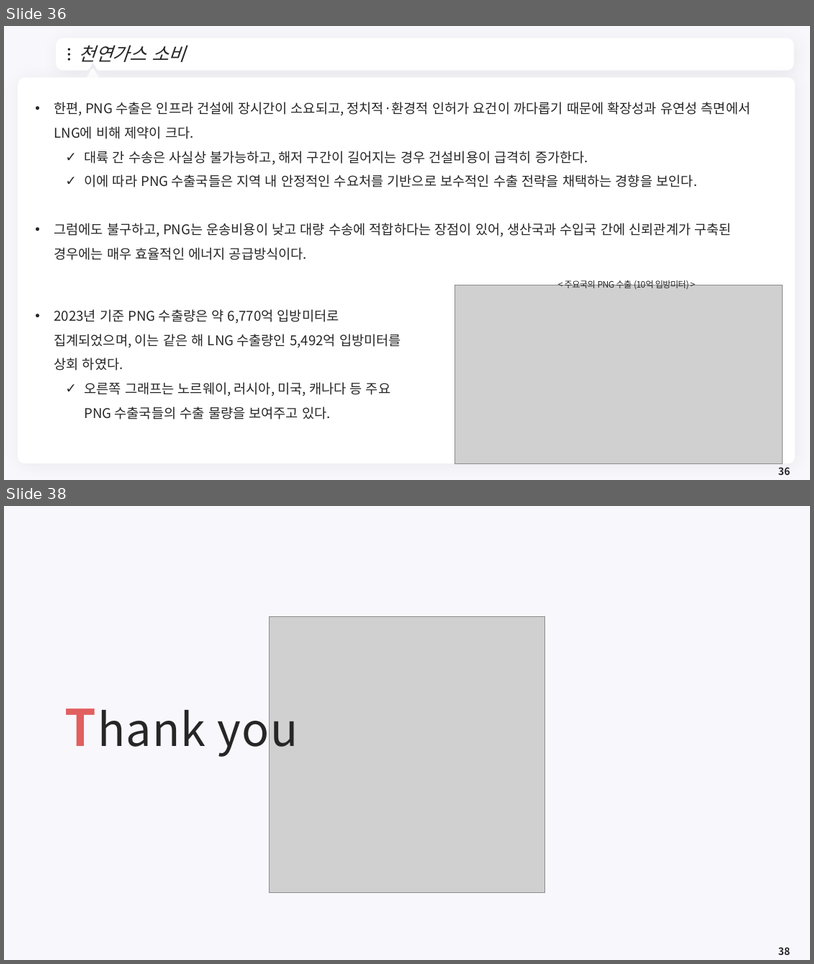
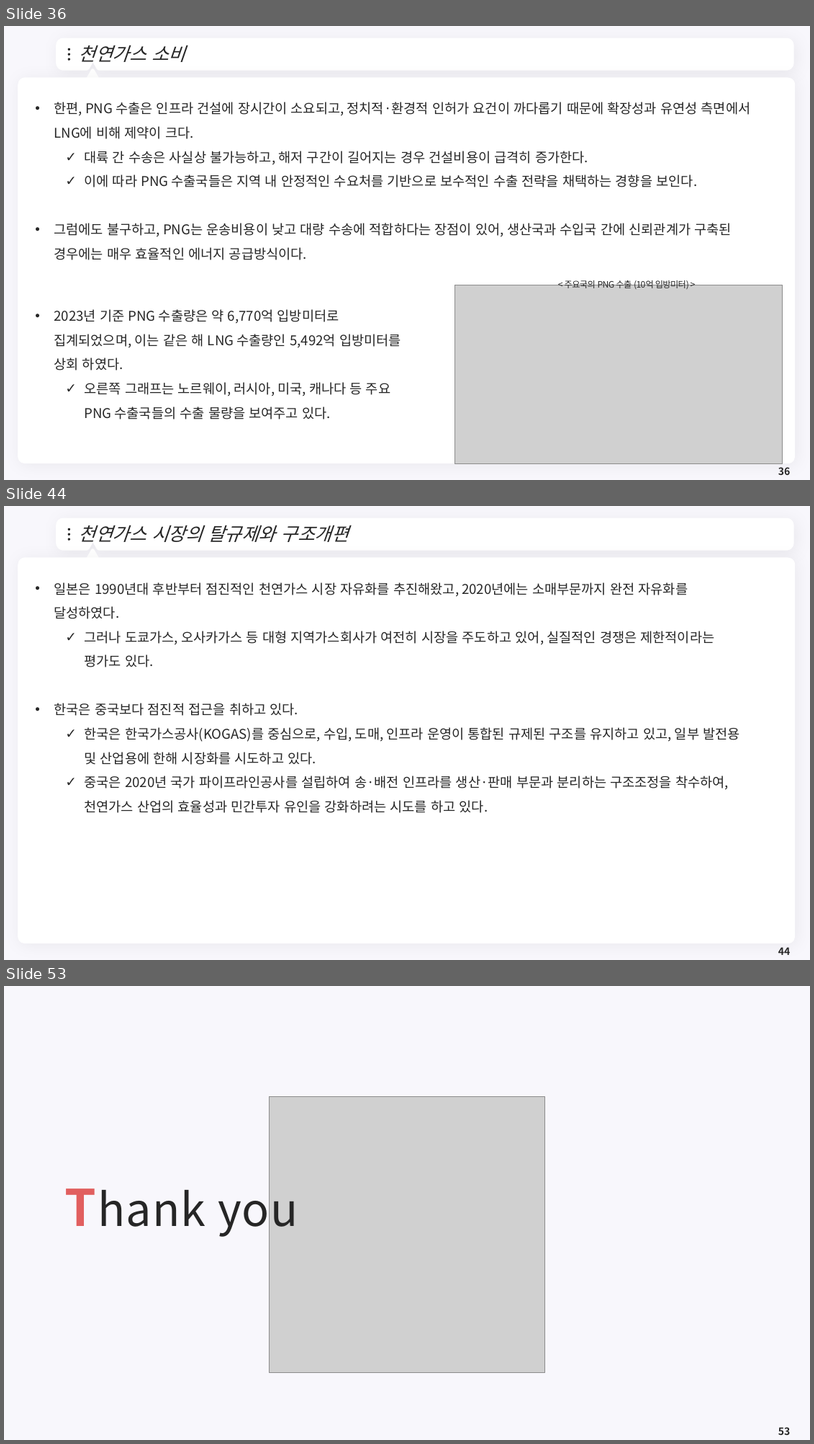
Before and after one commit to meandthey/Teaching, a slide deck: 에너지경제학/자원에너지경제학_Chapter_3 (가스).pptx. Shown one above the other, each under a label of ours: slides 36 and 38 before the commit, slides 36, 44 and 53 after it; the slides between them are not shown. The pictures are 814x964 and 814x1444 pixels, drawn with LibreOffice and Linux fonts; fonts in the diff are those of the drawing; grey boxes stand for pictures; background and template pictures are left out. Boxes give left, top, right and bottom in pixels: in the first picture for what was removed or moved away, otherwise in the second. Text is boxed around its words. In the diff, an @@ line names an element or a change of style, - is before the commit and + after.

```diff
--- a/에너지경제학/자원에너지경제학_Chapter_3 (가스).pptx
+++ b/에너지경제학/자원에너지경제학_Chapter_3 (가스).pptx
@@ slide 44 added at (4,506,810,960), background #F8F7FC; not listed: 7 template elements that a slide beside it also shows @@
@@ title added at (79,525,348,542), 22 pt, text #262626, italic @@
+천연가스 시장의 탈규제와 구조개편
@@ text added at (54,582,740,813), 16 pt, text #262626 @@
+• 일본은 1990년대 후반부터 점진적인 천연가스 시장 자유화를 추진해왔고, 2020년에는 소매부문까지 완전 자유화를 달성하였다.
+  ✓ 그러나 도쿄가스, 오사카가스 등 대형 지역가스회사가 여전히 시장을 주도하고 있어, 실질적인 경쟁은 제한적이라는 평가도 있다.
+• 한국은 중국보다 점진적 접근을 취하고 있다.
+  ✓ 한국은 한국가스공사(KOGAS)를 중심으로, 수입, 도매, 인프라 운영이 통합된 규제된 구조를 유지하고 있고, 일부 발전용 및 산업용에 한해 시장화를 시도하고 있다.
+  ✓ 중국은 2020년 국가 파이프라인공사를 설립하여 송·배전 인프라를 생산·판매 부문과 분리하는 구조조정을 착수하여, 천연가스 산업의 효율성과 민간투자 유인을 강화하려는 시도를 하고 있다.
@@ page number added at (779,947,790,955), 12 pt, text #262626, bold @@
+44
@@ what was slide 38 is now slide 53 @@
@@ page number at (779,1427,790,1435): text changed @@
-38
+53
```
Also in this commit, not shown: 1 slide changed, 14 other slides added, 2 other files.
